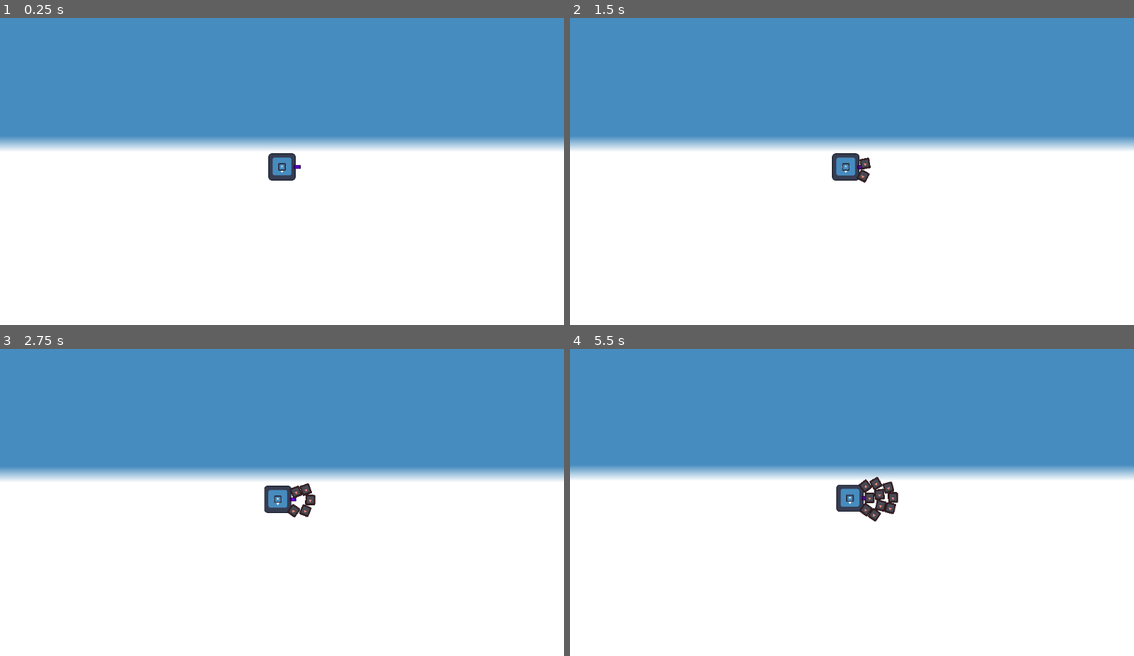
Above: before the commit, frames 1-4 (two rows, left to right).
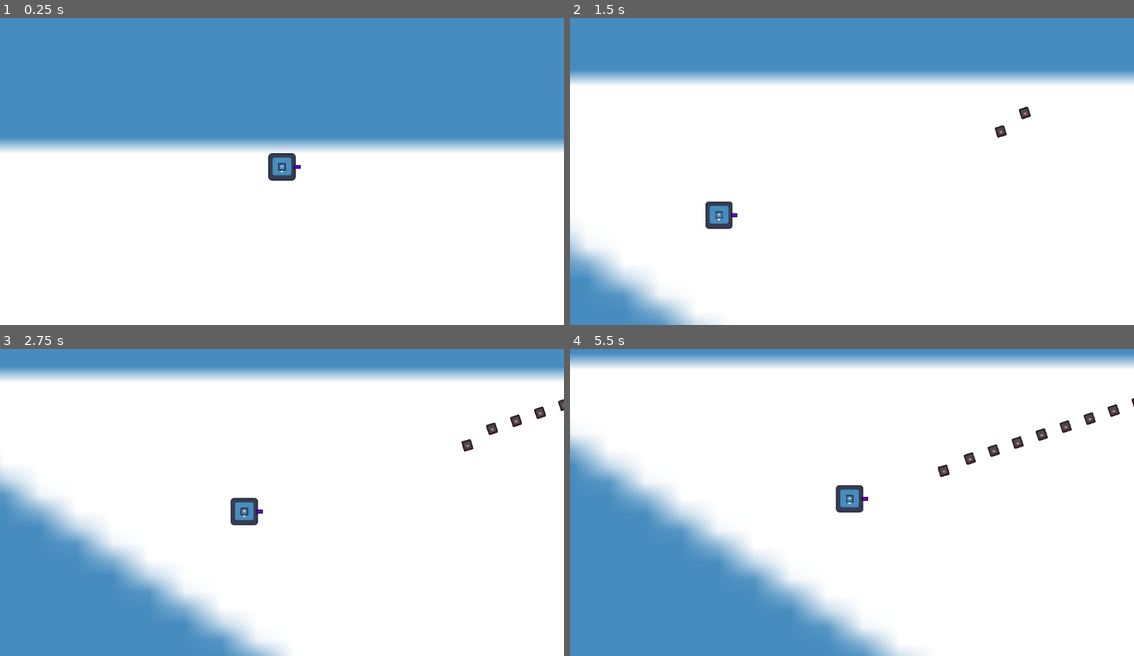
Above: after the commit, the same moments.

Repository: Quackstir/LVGameJam
Game: Godot game, scene res://Level.tscn
The game is run twice, just before and just after one commit, with the same random seed, the same clock (stepped at 60 frames per second) and the same inputs. This scene is started directly instead of the project's main scene. The engine's default icon, where the game draws it, is replaced by a stand-in: a white triangle on a blue panel in a dark square.
Inputs:
- Up to frame 1 (0.25 s): no input
- Up to frame 2 (1.5 s): tap Enter at 0.5 s
- Up to frame 3 (2.75 s): no input
- Up to frame 4 (5.5 s): no input

The runs differ from the first frame. In frame 2, 30% of the frame differs, in the area x 0-100%, y 17-100%; in frame 3, 53%; in frame 4, 62%, in the area x 0-100%, y 2-100%.

Commit message:
added main menu
ducks

Diff:
--- a/Level.tscn
+++ b/Level.tscn
@@ -6,6 +6,7 @@
 [node name="Level" type="Node2D"]
 
 [node name="Player" parent="." instance=ExtResource("1_jowkm")]
+position = Vector2(0, -3)
 
 [node name="Icon" type="Sprite2D" parent="."]
 z_index = -100
--- /dev/null
+++ b/Menu.gd
@@ -0,0 +1,13 @@
+extends Control
+
+
+func _on_player_pressed():
+	get_tree().change_scene_to_file("res://Level.tscn")
+
+
+func _on_options_pressed():
+	pass # Replace with function body.
+
+
+func _on_quit_pressed():
+	get_tree().quit()
--- /dev/null
+++ b/menu.tscn
@@ -0,0 +1,40 @@
+[gd_scene load_steps=2 format=3 uid="uid://h61hwgjd2aof"]
+
+[ext_resource type="Script" path="res://Menu.gd" id="1_o1fue"]
+
+[node name="Menu" type="Control"]
+layout_mode = 3
+anchors_preset = 15
+anchor_right = 1.0
+anchor_bottom = 1.0
+offset_left = 59.0
+offset_top = 40.0
+offset_right = 59.0
+offset_bottom = 40.0
+grow_horizontal = 2
+grow_vertical = 2
+script = ExtResource("1_o1fue")
+
+[node name="MarginContainer" type="MarginContainer" parent="."]
+layout_mode = 0
+offset_right = 40.0
+offset_bottom = 40.0
+
+[node name="VBoxContainer" type="VBoxContainer" parent="MarginContainer"]
+layout_mode = 2
+
+[node name="Player" type="Button" parent="MarginContainer/VBoxContainer"]
+layout_mode = 2
+text = "Player"
+
+[node name="Options" type="Button" parent="MarginContainer/VBoxContainer"]
+layout_mode = 2
+text = "Options"
+
+[node name="Quit" type="Button" parent="MarginContainer/VBoxContainer"]
+layout_mode = 2
+text = "Quit"
+
+[connection signal="pressed" from="MarginContainer/VBoxContainer/Player" to="." method="_on_player_pressed"]
+[connection signal="pressed" from="MarginContainer/VBoxContainer/Options" to="." method="_on_options_pressed"]
+[connection signal="pressed" from="MarginContainer/VBoxContainer/Quit" to="." method="_on_quit_pressed"]
